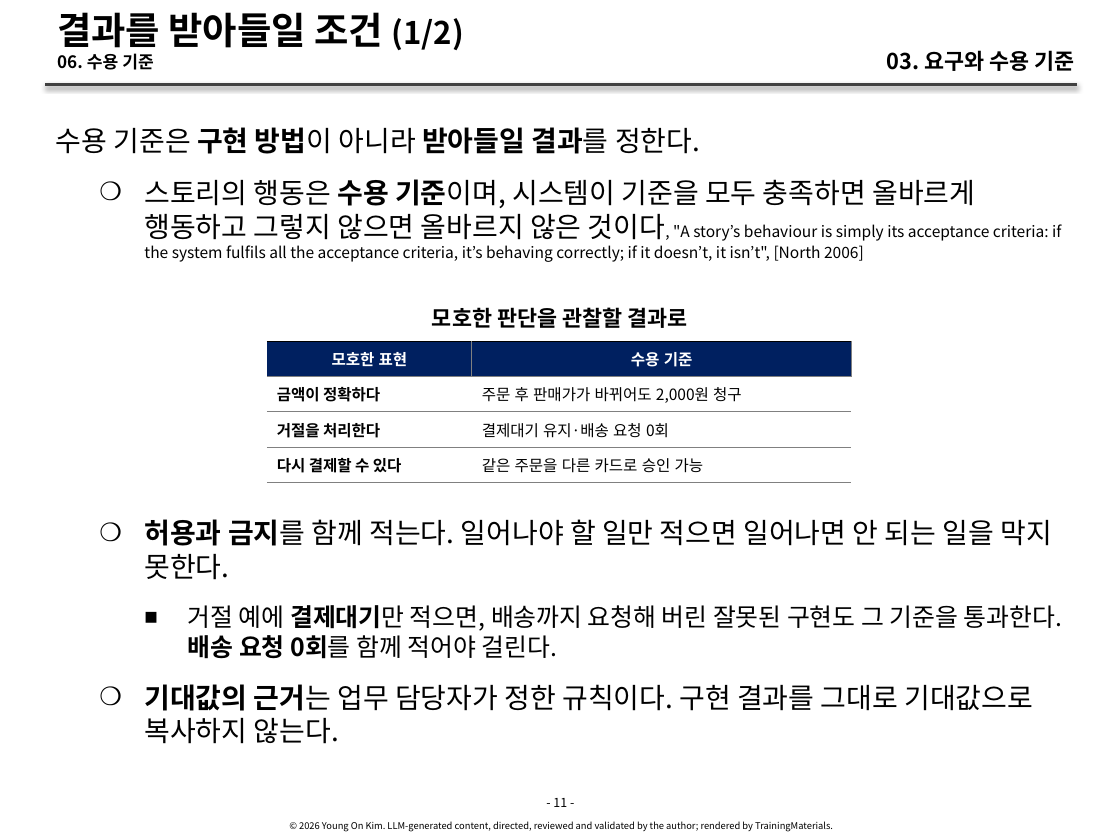
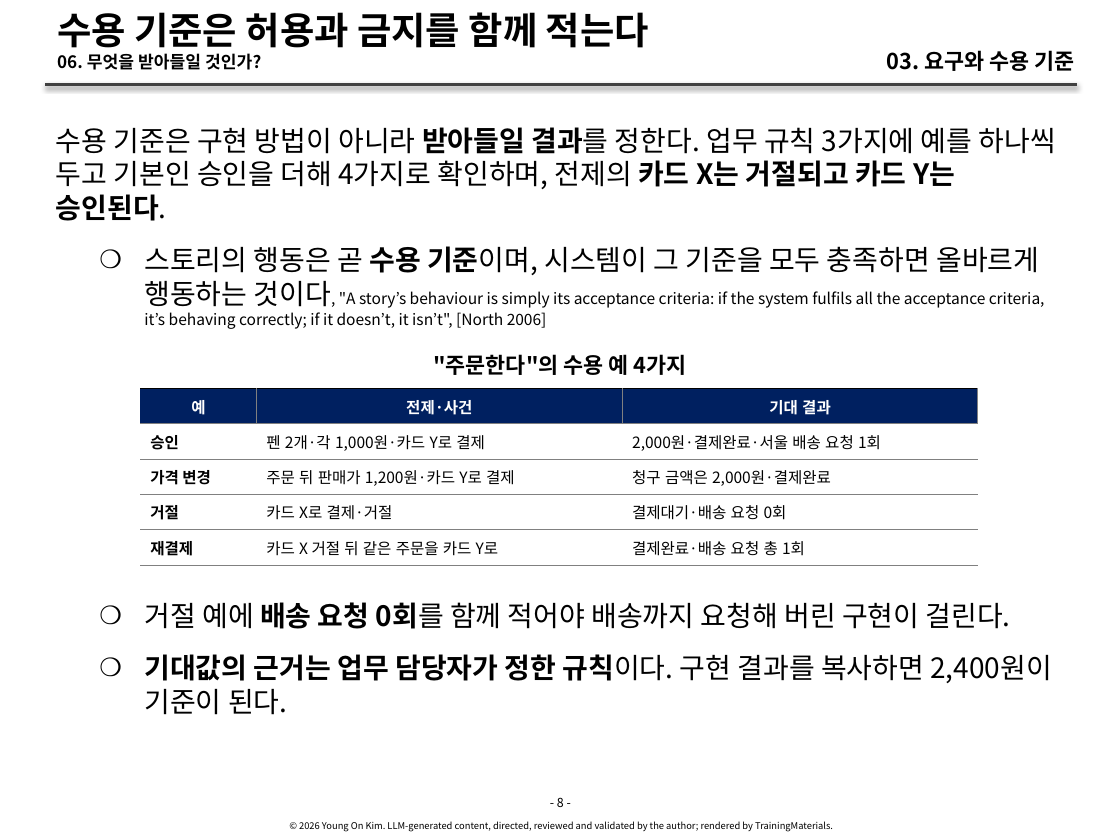
Before and after one commit to YoungSan77/TrainingMaterials, a slide deck: slide 8 of courses/ai-native/sessions/s03.pptx (slide 11 before the commit). Drawn at 1120x840 pixels with LibreOffice and Linux fonts; fonts in the diff are those of the drawing. Boxes give left, top, right and bottom in pixels: in the first picture for what was removed or moved away, otherwise in the second. Text is boxed around its words. In the diff, an @@ line names an element or a change of style, - is before the commit and + after.

```diff
--- a/courses/ai-native/sessions/s03.pptx
+++ b/courses/ai-native/sessions/s03.pptx
@@ title at <box>57,12,649,70</box>: text changed @@
-결과를 받아들일 조건 (1/2)
-06. 수용 기준
+수용 기준은 허용과 금지를 함께 적는다
+06. 무엇을 받아들일 것인가?
@@ text at <box>56,127,1056,329</box>: text changed @@
-수용 기준은 구현 방법이 아니라 받아들일 결과를 정한다.
-    ❍ 스토리의 행동은 수용 기준이며, 시스템이 기준을 모두 충족하면 올바르게 행동하고 그렇지 않으면 올바르지 않은 것이다, "A story’s behaviour is simply its acceptance criteria: if the system fulfils all the acceptance criteria, it’s behaving correctly; if it doesn’t, it isn’t", [North 2006]
+수용 기준은 구현 방법이 아니라 받아들일 결과를 정한다. 업무 규칙 3가지에 예를 하나씩 두고 기본인 승인을 더해 4가지로 확인하며, 전제의 카드 X는 거절되고 카드 Y는 승인된다.
+    ❍ 스토리의 행동은 곧 수용 기준이며, 시스템이 그 기준을 모두 충족하면 올바르게 행동하는 것이다, "A story’s behaviour is simply its acceptance criteria: if the system fulfils all the acceptance criteria, it’s behaving correctly; if it doesn’t, it isn’t", [North 2006]
@@ text at <box>433,354,687,375</box>: text changed @@
-모호한 판단을 관찰할 결과로
+"주문한다"의 수용 예 4가지
@@ table at <box>140,389,978,564</box> @@
-모호한 표현 | 수용 기준
-금액이 정확하다 | 주문 후 판매가가 바뀌어도 2,000원 청구
-거절을 처리한다 | 결제대기 유지·배송 요청 0회
-다시 결제할 수 있다 | 같은 주문을 다른 카드로 승인 가능
+예 | 전제·사건 | 기대 결과
+승인 | 펜 2개·각 1,000원·카드 Y로 결제 | 2,000원·결제완료·서울 배송 요청 1회
+가격 변경 | 주문 뒤 판매가 1,200원·카드 Y로 결제 | 청구 금액은 2,000원·결제완료
+거절 | 카드 X로 결제·거절 | 결제대기·배송 요청 0회
+재결제 | 카드 X 거절 뒤 같은 주문을 카드 Y로 | 결제완료·배송 요청 총 1회
@@ table: place and size @@
-table at <box>267,342,851,483</box>
+table at <box>140,389,978,564</box>
@@ text at <box>144,602,1051,715</box>: text changed @@
-    ❍ 허용과 금지를 함께 적는다. 일어나야 할 일만 적으면 일어나면 안 되는 일을 막지 못한다.
-      ■ 거절 예에 결제대기만 적으면, 배송까지 요청해 버린 잘못된 구현도 그 기준을 통과한다. 배송 요청 0회를 함께 적어야 걸린다.
-    ❍ 기대값의 근거는 업무 담당자가 정한 규칙이다. 구현 결과를 그대로 기대값으로 복사하지 않는다.
+    ❍ 거절 예에 배송 요청 0회를 함께 적어야 배송까지 요청해 버린 구현이 걸린다.
+    ❍ 기대값의 근거는 업무 담당자가 정한 규칙이다. 구현 결과를 복사하면 2,400원이 기준이 된다.
@@ text at <box>557,797,564,807</box>: text changed @@
-- 11 -
+- 8 -
```
Also in this commit, not shown: 27 other slides changed, 1 slide added, 8 slides removed, 52 other files.
